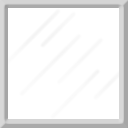
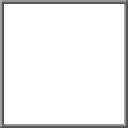
Layer changes from the first (128, 128) image to the second:
added layer "Layer 1 copy 3" above "Layer 1 copy" over [0, 0, 128, 128]
hid "Layer 1 copy" over [0, 0, 128, 128]
hid "Layer 2" over [0, 8, 128, 120]
